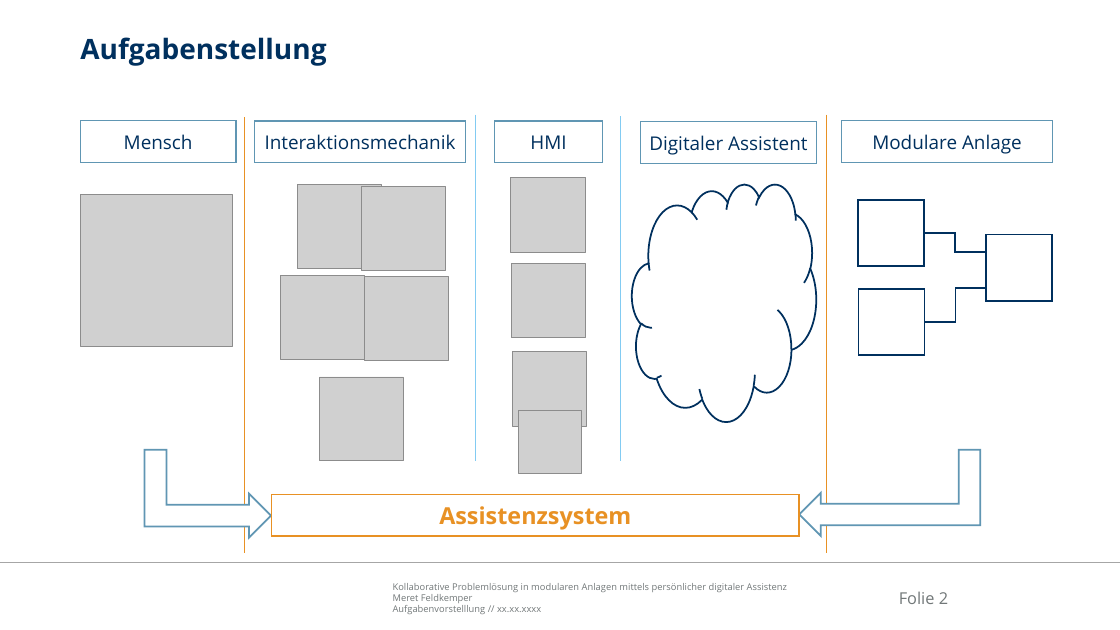
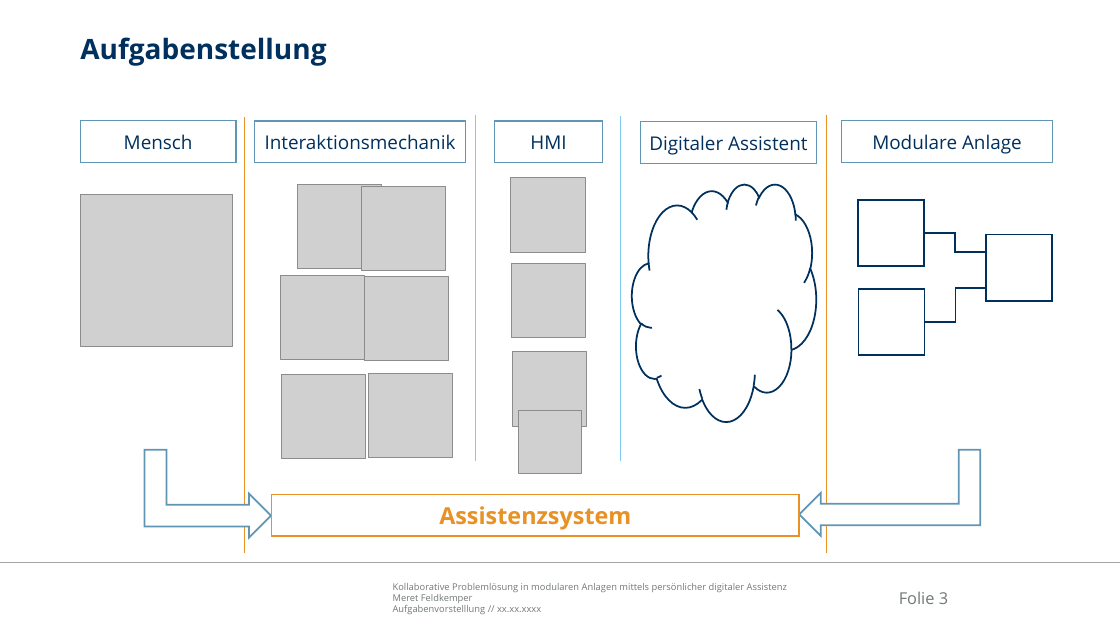
Before and after one commit to Ral3007/Diplomarbeit, a slide deck: slide 3 of Dokumente/Präsentationen/2019-01-07_DA_Feldkemper_Aufgabenvorstellung.pptx (slide 2 before the commit). Drawn at 1120x630 pixels with LibreOffice and Linux fonts; fonts in the diff are those of the drawing; grey boxes stand for pictures; background and template pictures are left out. Boxes give left, top, right and bottom in pixels: in the first picture for what was removed or moved away, otherwise in the second. Text is boxed around its words. In the diff, an @@ line names an element or a change of style, - is before the commit and + after.

```diff
--- a/Dokumente/Präsentationen/2019-01-07_DA_Feldkemper_Aufgabenvorstellung.pptx
+++ b/Dokumente/Präsentationen/2019-01-07_DA_Feldkemper_Aufgabenvorstellung.pptx
@@ picture: place and size @@
-picture at [319, 377, 403, 461]
+picture at [281, 374, 365, 458]
@@ picture added at [369, 374, 453, 458] @@
@@ page number at [899, 591, 948, 604]: text changed @@
-Folie 2
+Folie 3
```
Also in this commit, not shown: 3 other slides changed, 1 slide added, 1 slide removed, 9 other files.
